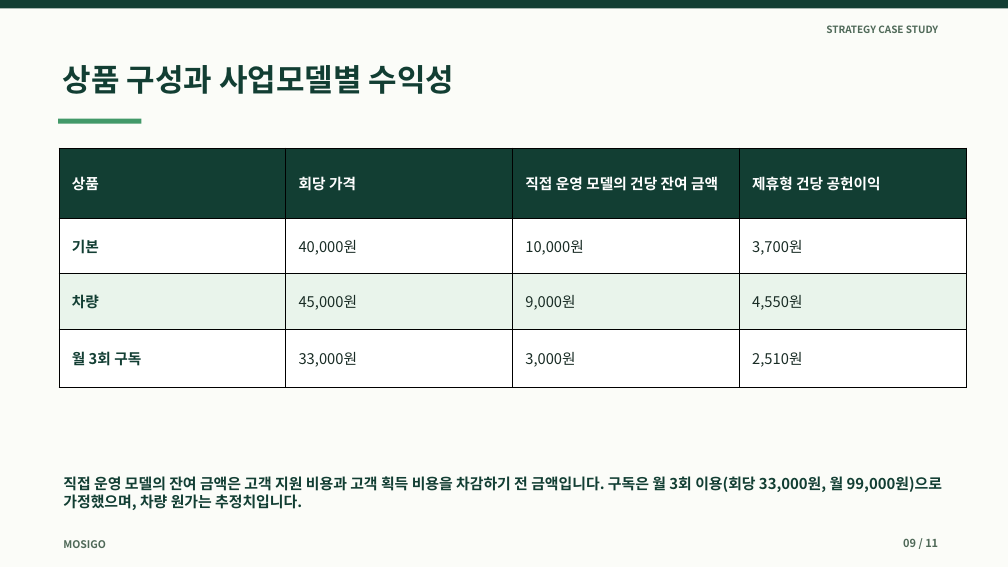
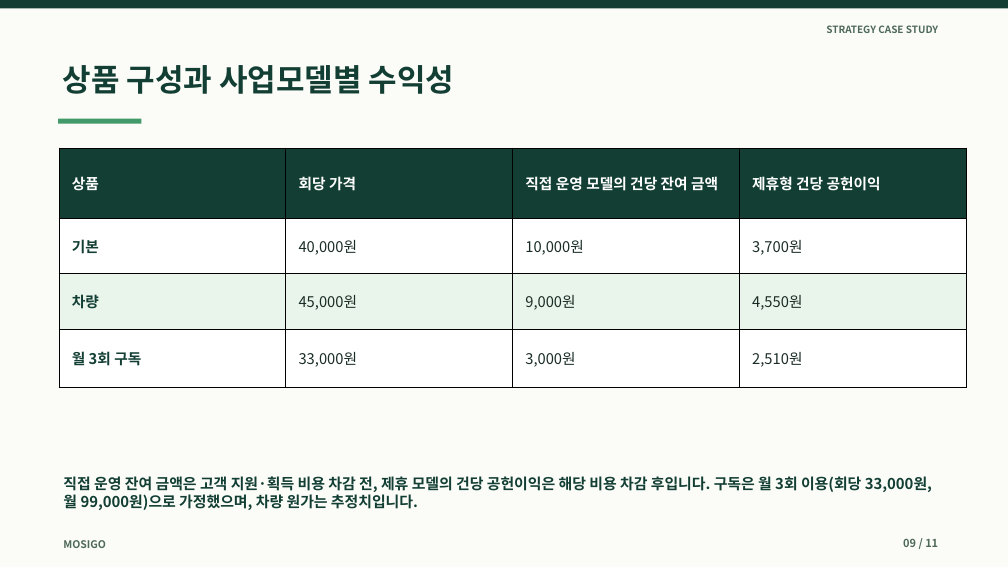
Before and after one commit to dohyunkimmm/mosigo-case-study, a slide deck: slide 9 of downloads/mosigo_report.pptx. Drawn at 1008x567 pixels with LibreOffice and Linux fonts; fonts in the diff are those of the drawing. Boxes give left, top, right and bottom in pixels: in the first picture for what was removed or moved away, otherwise in the second. Text is boxed around its words. In the diff, an @@ line names an element or a change of style, - is before the commit and + after.

```diff
--- a/downloads/mosigo_report.pptx
+++ b/downloads/mosigo_report.pptx
@@ text at [63, 475, 932, 510]: text changed @@
-직접 운영 모델의 잔여 금액은 고객 지원 비용과 고객 획득 비용을 차감하기 전 금액입니다. 구독은 월 3회 이용(회당 33,000원, 월 99,000원)으로 가정했으며, 차량 원가는 추정치입니다.
+직접 운영 잔여 금액은 고객 지원·획득 비용 차감 전, 제휴 모델의 건당 공헌이익은 해당 비용 차감 후입니다. 구독은 월 3회 이용(회당 33,000원, 월 99,000원)으로 가정했으며, 차량 원가는 추정치입니다.
```
Also in this commit, not shown: 3 other slides changed, 9 other files.
